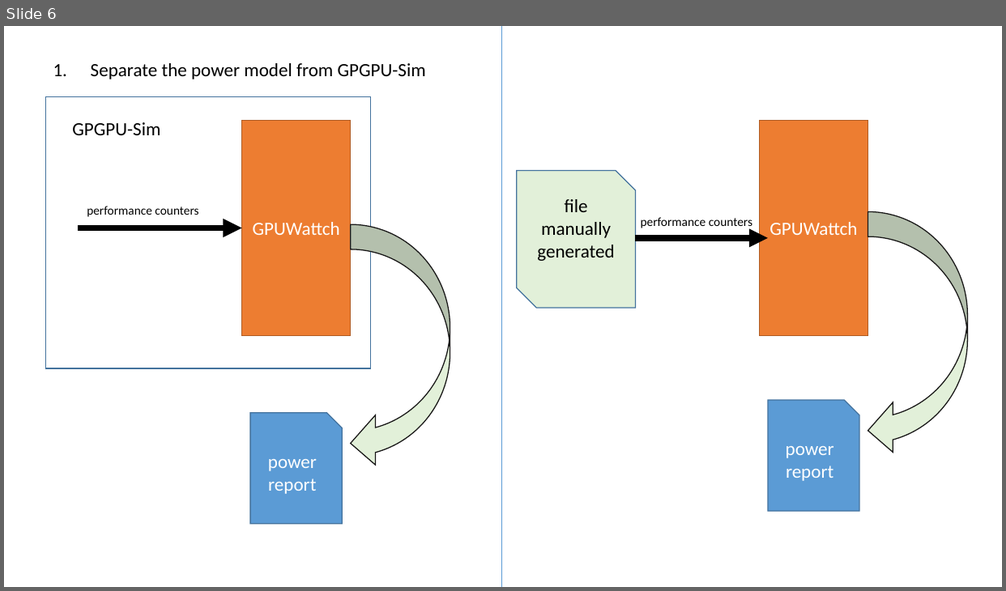
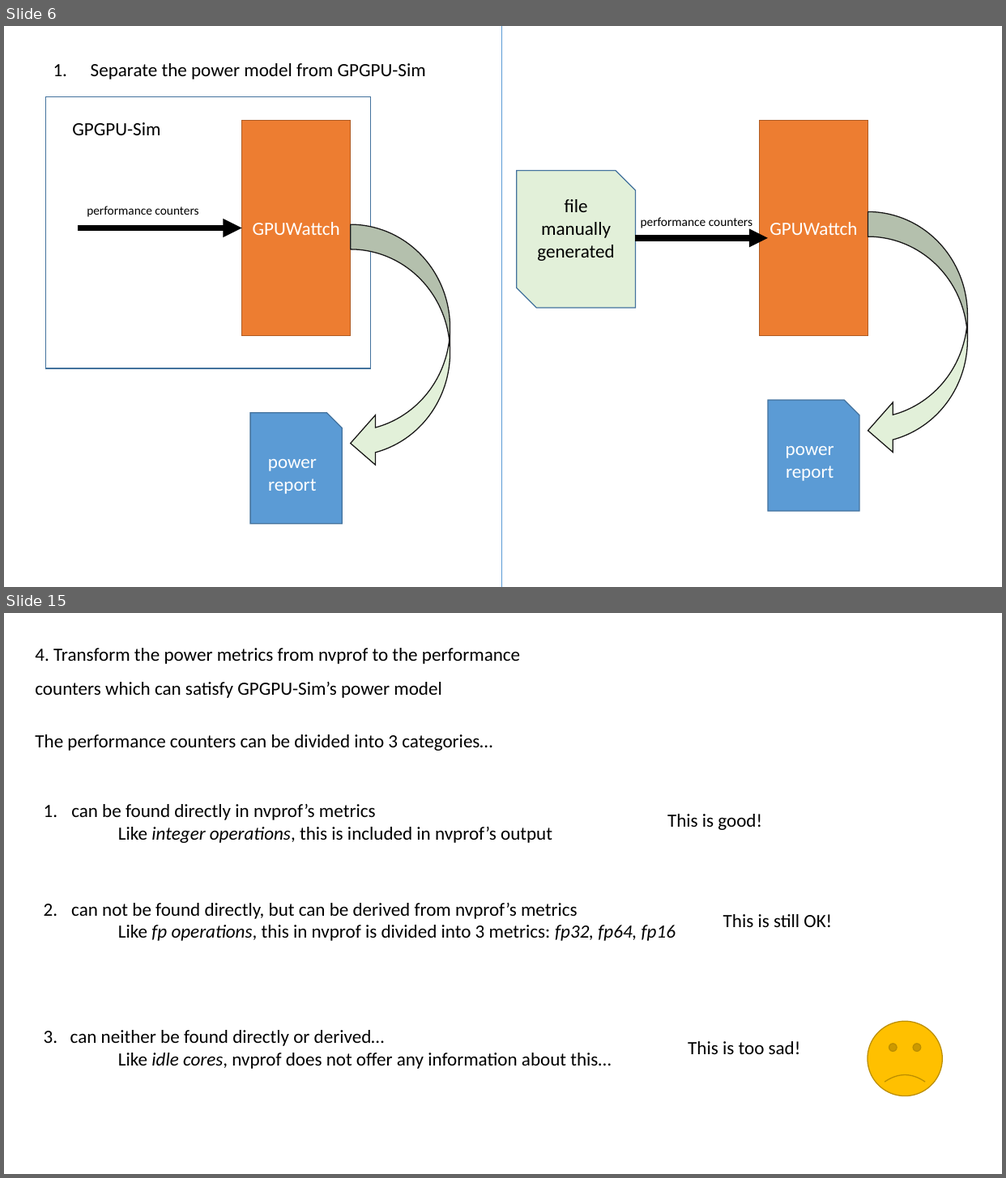
Before and after one commit to shenzongyi1997/GPU_learning, a slide deck: presentation/Shen Zongyi.pptx. Shown one above the other, each under a label of ours: slide 6 before the commit, slides 6 and 15 after it; the slides between them are not shown. The pictures are 1006x591 and 1006x1178 pixels, drawn with LibreOffice and Linux fonts; fonts in the diff are those of the drawing. Boxes give left, top, right and bottom in pixels: in the first picture for what was removed or moved away, otherwise in the second. Text is boxed around its words. In the diff, an @@ line names an element or a change of style, - is before the commit and + after.

```diff
--- a/presentation/Shen Zongyi.pptx
+++ b/presentation/Shen Zongyi.pptx
@@ slide 15 added at (4, 613, 1002, 1174), background #FFFFFF @@
@@ text added at (35, 648, 520, 698), 18 pt, text #000000 @@
+4. Transform the power metrics from nvprof to the performance counters which can satisfy GPGPU-Sim’s power model
@@ text added at (35, 735, 492, 751), 18 pt, text #000000 @@
+The performance counters can be divided into 3 categories…
@@ text added at (71, 804, 552, 843), 18 pt, text #000000 @@
+1. can be found directly in nvprof’s metrics
+Like integer operations, this is included in nvprof’s output
@@ text added at (667, 814, 762, 830), 18 pt, text #000000 @@
+This is good!
@@ text added at (71, 903, 675, 941), 18 pt, text #000000 @@
+2. can not be found directly, but can be derived from nvprof’s metrics
+Like fp operations, this in nvprof is divided into 3 metrics: fp32, fp64, fp16
@@ text added at (723, 914, 832, 927), 18 pt, text #000000 @@
+This is still OK!
@@ smiley face added at (868, 1022, 943, 1097), fill #FFC000, outline #BD8E00 1 pt @@
@@ text added at (44, 1030, 611, 1069), 18 pt, text #000000 @@
+3. can neither be found directly or derived…
+Like idle cores, nvprof does not offer any information about this…
@@ text added at (688, 1041, 801, 1054), 18 pt, text #000000 @@
+This is too sad!
```
Also in this commit, not shown: 2 slides changed, 7 other slides added.
